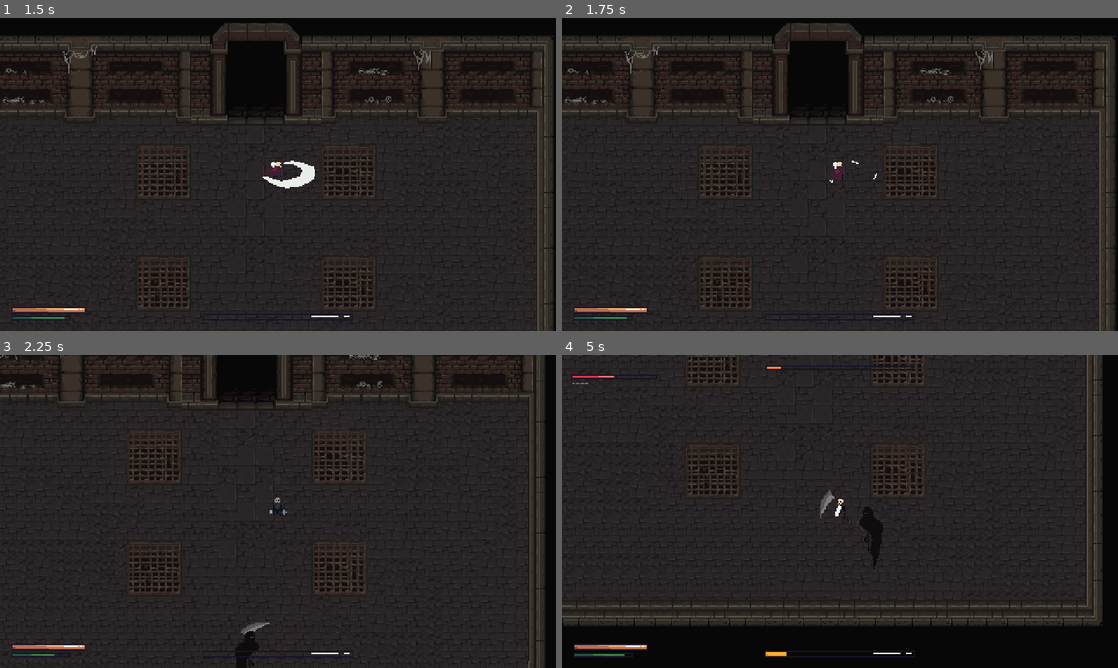
Above: before the commit, frames 1-4 (two rows, left to right).
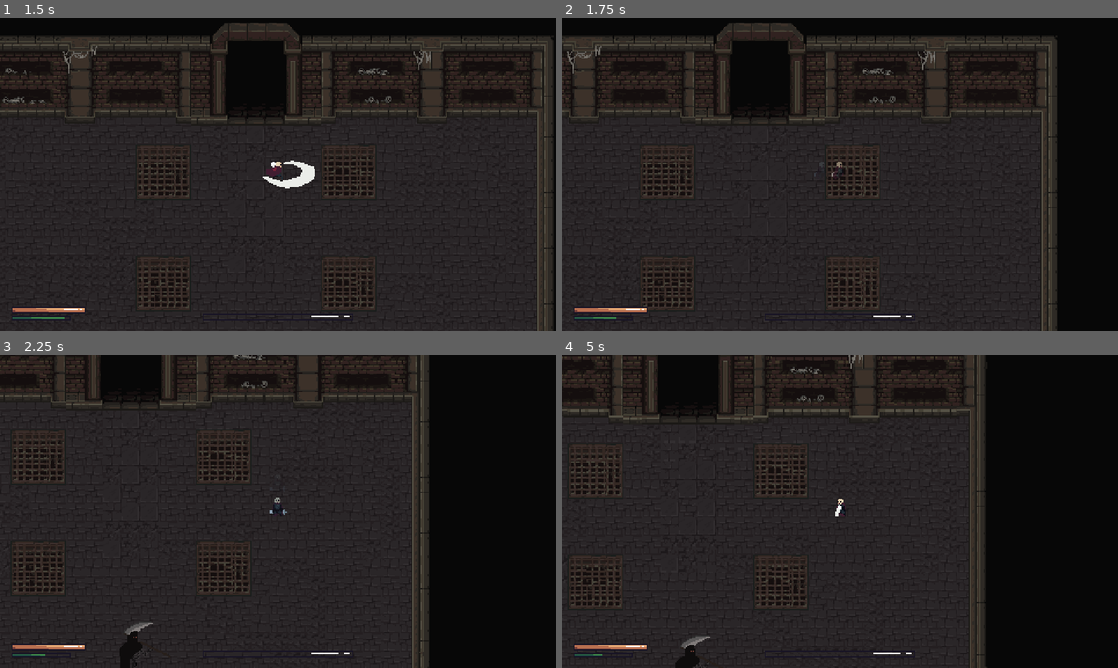
Above: after the commit, the same moments.

Repository: vyskof/parrybound
Game: Godot game, scene res://ui/main_menu.tscn
Same seed, same stepped clock (60 frames per second), same inputs: the game is played once before the commit and once after it.
Inputs (mouse positions are in pixels of both pictures, inside the frame that each line leads up to):
- Up to frame 1 (1.5 s): click "New Game" at 0.5 s; move the mouse to (400, 158) at 1.27 s; hold Right (ui_right) from 1.28 s (still down); click (400, 158) at 1.35 s
- Up to frame 2 (1.75 s): keep holding Right (ui_right); tap Space (dodge) at 1.55 s
- Up to frame 3 (2.25 s): move the mouse to (166, 527) at 2.02 s; release Right (ui_right) at 2.03 s; hold Down (ui_down) from 2.03 s (still down); tap Space (dodge) at 2.1 s
- Up to frame 4 (5 s): right-click (728, 527) at 2.3 s; move the mouse to (895, 442) at 2.77 s; release Down (ui_down) at 2.78 s; hold Right (ui_right) 2.78-3.53 s; hold Right mouse button (parry) 2.78-3.53 s; click (895, 442) at 3.05 s; move the mouse to (812, 574) at 3.52 s; hold Up (ui_up) 3.53-4.28 s; click (812, 574) at 3.6 s; tap Space (dodge) at 3.8, 4.35 s; move the mouse to (1006, 558) at 4.27 s; hold Left (ui_left) from 4.28 s (still down); hold Right mouse button (parry) from 4.28 s (still down)

Frame 1 is identical in both runs. In frame 2, 22% of the frame differs, in the area x 0-100%, y 1-100%; in frame 3, 27%; in frame 4, 34%, in the area x 0-98%, y 0-100%.

Commit message:
attack cancle pomoci dodge

Diff:
--- a/character/character.gd
+++ b/character/character.gd
@@ -19,6 +19,7 @@
 const STAMINA_REGEN_RATE   := 40.0
 const STAMINA_REGEN_DELAY  := 1.0
 const DODGE_COOLDOWN       := 0.25
+const DODGE_CANCEL_STAMINA_MULT := 1.3
 
 const ATTACK_STAMINA_COST  := 15.0
 
@@ -64,6 +65,7 @@
 var _attack_buffered   : bool  = false
 var _was_in_attack     : bool  = false
 var _parry_buffered : bool = false
+var _dodge_buffered    : bool = false
 
 var _attack_just_started: bool = false
 
@@ -73,11 +75,12 @@
 @onready var _parrybox         : Parrybox             = $Parrybox
 @onready var _health_bar       : TextureProgressBar   = $CanvasLayer/TextureProgressBar
 @onready var _posture_bar      : TextureProgressBar   = $CanvasLayer/TexturePostureBar
-@onready var _stamina_bar: TextureProgressBar = $CanvasLayer/TextureStaminaBar
+@onready var _stamina_bar      : TextureProgressBar   = $CanvasLayer/TextureStaminaBar
 @onready var _sprite           : Sprite2D             = $Sprite2D
 @onready var _parry_resolver   : ParryResolver        = $ParryResolver
 @onready var _feedback         : FeedbackOrchestrator = $FeedbackOrchestrator
-@onready var _parry_cooldown    : Timer                = $ParryCooldownTimer
+@onready var _parry_cooldown   : Timer                = $ParryCooldownTimer
+@onready var _hitbox           : Hitbox               = $Hitbox
 
 
 
@@ -135,6 +138,12 @@
 			_parry_buffered = false
 			_attack_buffered = false
 			_enter_parry()
+		elif _dodge_buffered:
+			_dodge_buffered  = false
+			_attack_buffered = false
+			_parry_buffered  = false
+			_clear_hitbox()
+			_enter_dodge()
 		elif _attack_buffered:
 			_attack_buffered = false
 			_enter_attack()
@@ -196,6 +205,21 @@
 			_attack_buffered = true
 	if Input.is_action_just_pressed("parry"):
 		_parry_buffered = true
+
+	if Input.is_action_just_pressed("dodge"):
+		var cancel_cost := DODGE_STAMINA_COST * DODGE_CANCEL_STAMINA_MULT
+		if stats.stamina >= cancel_cost and _dodge_cooldown_timer <= 0.0:
+			_attack_buffered  = false
+			_parry_buffered   = false
+			_in_attack_state  = false
+			_animation_tree.set("parameters/TimeScale/scale", 1.0)
+			_playback.start("MoveState", true)
+			_clear_hitbox()
+			_enter_dodge()
+			return
+		else:
+			_dodge_buffered = true
+
 	velocity = _knockback_velocity
 	move_and_slide()
 
@@ -471,8 +495,15 @@
 	_is_staggered        = true
 	_stagger_timer       = STAGGER_DURATION
 	_in_attack_state     = false
+	_dodge_buffered      = false
 	_sprite.modulate     = Color(1.0, 0.3, 0.3)
 	_feedback.play_stagger_feedback(global_position)
 	if _in_parry_state:
 		_exit_parry()
 	_playback.start("MoveState", true)
+
+func _clear_hitbox() -> void:
+	_hitbox.clear_hit_targets()
+	var col := _hitbox.get_node_or_null("CollisionShape2D") as CollisionShape2D
+	if col:
+		col.shape = null
